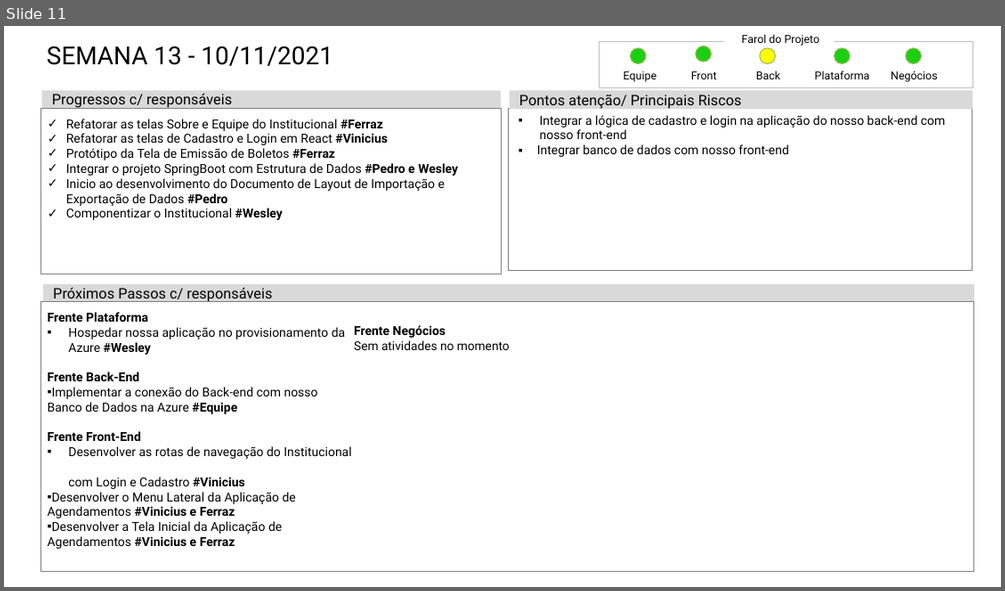
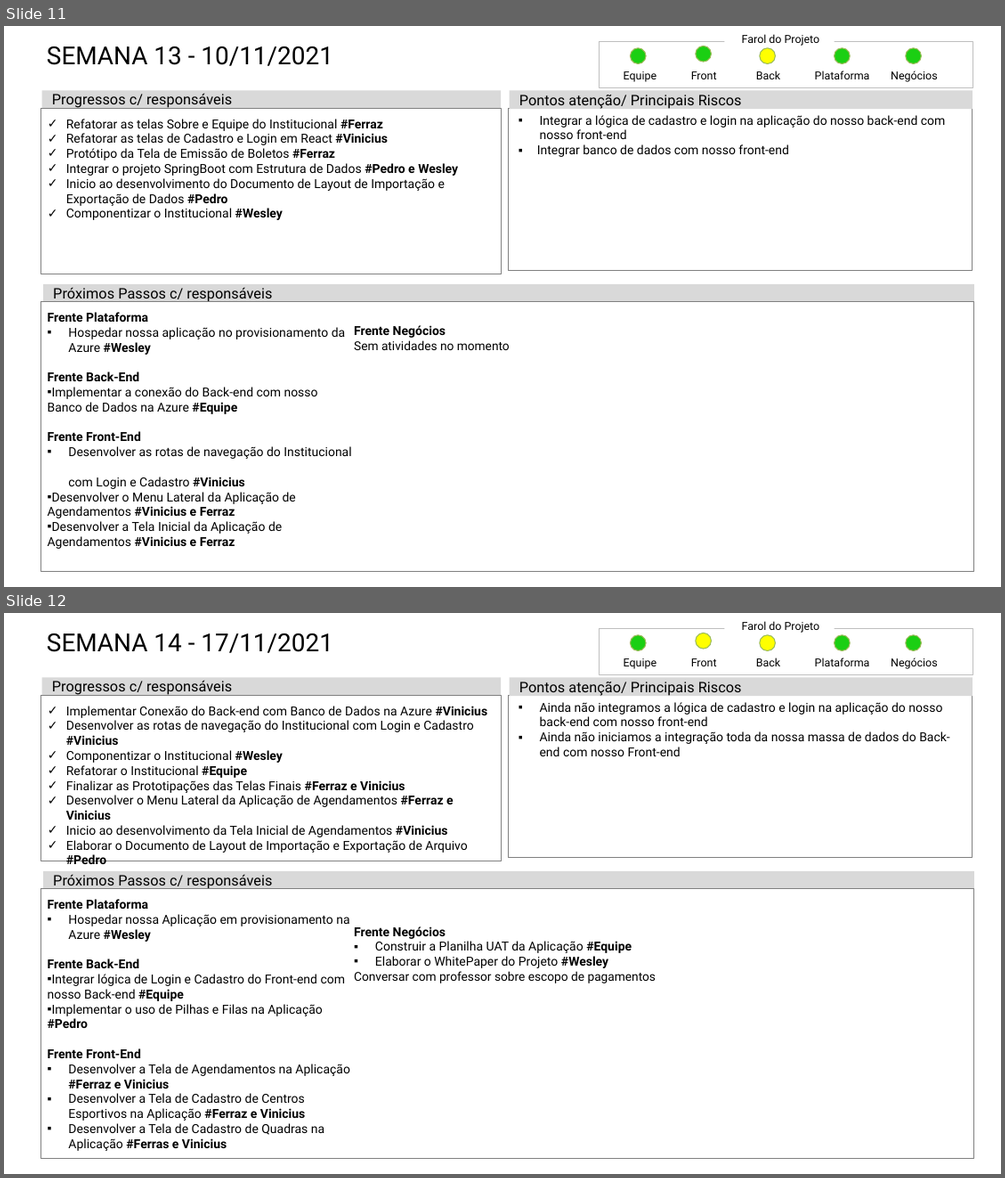
Before and after one commit to Biellferraz/Resenha, a slide deck: documentacao/status-report/Status_Report_-_Grupo_09.pptx. Shown one above the other, each under a label of ours: slide 11 before the commit, slides 11 and 12 after it. The pictures are 1005x591 and 1005x1178 pixels, drawn with LibreOffice and Linux fonts; fonts in the diff are those of the drawing. Boxes give left, top, right and bottom in pixels: in the first picture for what was removed or moved away, otherwise in the second. Text is boxed around its words. In the diff, an @@ line names an element or a change of style, - is before the commit and + after.

Commit message:
[Documentação] Adiciona o Status Report da semana do dia 10 a 17/11

```diff
--- a/documentacao/status-report/Status_Report_-_Grupo_09.pptx
+++ b/documentacao/status-report/Status_Report_-_Grupo_09.pptx
@@ slide 12 added at <box>4,613,1001,1174</box>, background #FFFFFF @@
@@ title added at <box>47,633,333,653</box>, 26.5 pt, text #000000 @@
+SEMANA 14 - 17/11/2021
@@ rectangle added at <box>599,629,972,674</box>, outline #BFBFBF 0.5 pt @@
@@ ellipse added at <box>630,635,646,651</box>, fill #1BCF13, outline #9BBB59 1 pt @@
@@ ellipse added at <box>696,633,712,649</box>, fill #FFFF00, outline #9BBB59 1 pt @@
@@ text added at <box>742,621,820,633</box>, 11.8 pt, text #000000 @@
+Farol do Projeto
@@ ellipse added at <box>760,635,775,651</box>, fill #FFFF00, outline #9BBB59 1 pt @@
@@ ellipse added at <box>834,635,850,651</box>, fill #1BCF13, outline #9BBB59 1 pt @@
@@ ellipse added at <box>906,635,921,651</box>, fill #1BCF13, outline #9BBB59 1 pt @@
@@ text added at <box>623,658,656,669</box>, 11.8 pt, text #000000 @@
+Equipe
@@ text added at <box>691,658,717,666</box>, 11.8 pt, text #000000 @@
+Front
@@ text added at <box>756,657,780,666</box>, 11.8 pt, text #000000 @@
+Back
@@ text added at <box>815,657,870,666</box>, 11.8 pt, text #000000 @@
+Plataforma
@@ text added at <box>890,657,938,669</box>, 11.8 pt, text #000000 @@
+Negócios
@@ rectangle added at <box>42,677,501,695</box>, fill #D9D9D9, 15.4 pt, text #000000 @@
+Progressos c/ responsáveis
@@ rectangle added at <box>510,677,972,696</box>, fill #D9D9D9, 15.4 pt, text #000000 @@
+Pontos atenção/ Principais Riscos
@@ rectangle added at <box>40,695,501,861</box>, outline #808080 1 pt, 13.2 pt, text #000000 @@
+✓ Implementar Conexão do Back-end com Banco de Dados na Azure #Vinicius
+✓ Desenvolver as rotas de navegação do Institucional com Login e Cadastro #Vinicius
+✓ Componentizar o Institucional #Wesley
+✓ Refatorar o Institucional #Equipe
+✓ Finalizar as Prototipações das Telas Finais #Ferraz e Vinicius
+✓ Desenvolver o Menu Lateral da Aplicação de Agendamentos #Ferraz e Vinicius
+✓ Inicio ao desenvolvimento da Tela Inicial de Agendamentos #Vinicius
+✓ Elaborar o Documento de Layout de Importação e Exportação de Arquivo #Pedro
@@ rectangle added at <box>509,695,972,858</box>, outline #808080 1 pt @@
@@ text added at <box>540,702,950,756</box>, 13.2 pt, text #000000 @@
+▪ Ainda não integramos a lógica de cadastro e login na aplicação do nosso back-end com nosso front-end
+▪ Ainda não iniciamos a integração toda da nossa massa de dados do Back-end com nosso Front-end
@@ rectangle added at <box>43,871,974,889</box>, fill #D9D9D9, 15.4 pt, text #000000 @@
+Próximos Passos c/ responsáveis
@@ rectangle added at <box>40,889,974,1159</box>, outline #808080 1 pt, 13.2 pt, text #000000 @@
+  Frente Plataforma
+  ▪ Hospedar nossa Aplicação em provisionamento na
+    Azure #Wesley
+  Frente Back-End
+  ▪ Integrar lógica de Login e Cadastro do Front-end com nosso Back-end #Equipe
+  ▪ Implementar o uso de Pilhas e Filas na Aplicação #Pedro
+  Frente Front-End
+  ▪ Desenvolver a Tela de Agendamentos na Aplicação #Ferraz e Vinicius
+  ▪ Desenvolver a Tela de Cadastro de Centros Esportivos na Aplicação #Ferraz e Vinicius
+  ▪ Desenvolver a Tela de Cadastro de Quadras na Aplicação #Ferras e Vinicius
+  Frente Negócios
+  ▪ Construir a Planilha UAT da Aplicação #Equipe
+  ▪ Elaborar o WhitePaper do Projeto #Wesley
+  Conversar com professor sobre escopo de pagamentos
```
